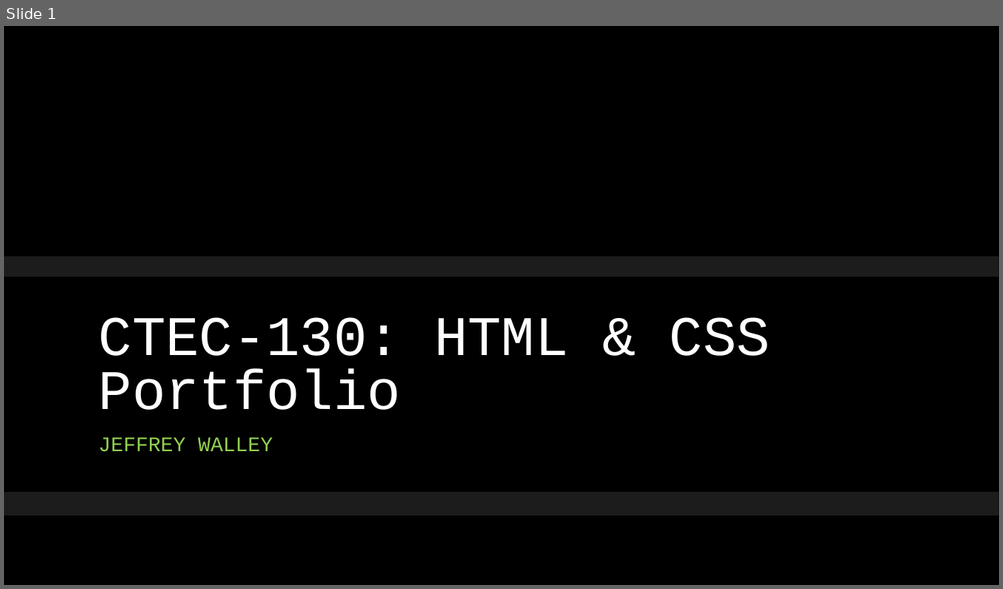
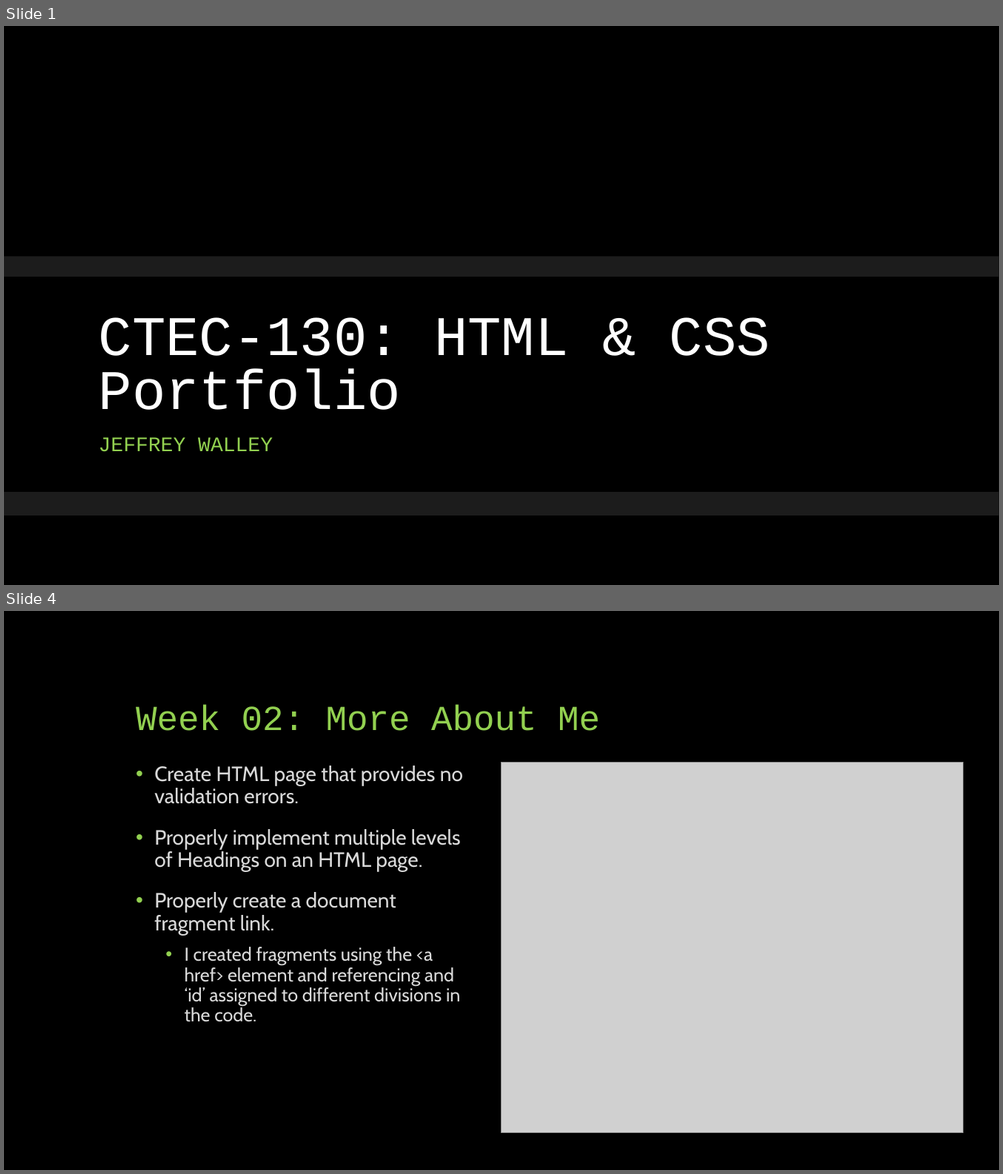
Before and after one commit to Ploppa-Smurph/ctec130_html, a slide deck: wk07/130portfolio_midterm.pptx. Shown one above the other, each under a label of ours: slide 1 before the commit, slides 1 and 4 after it; the slides between them are not shown. The pictures are 1003x589 and 1003x1174 pixels, drawn with LibreOffice and Linux fonts; fonts in the diff are those of the drawing; grey boxes stand for pictures; background and template pictures are left out. Boxes give left, top, right and bottom in pixels: in the first picture for what was removed or moved away, otherwise in the second. Text is boxed around its words. In the diff, an @@ line names an element or a change of style, - is before the commit and + after.

```diff
--- a/wk07/130portfolio_midterm.pptx
+++ b/wk07/130portfolio_midterm.pptx
@@ slide 4 added at [4,611,999,1170], background #000000 @@
@@ title added at [136,704,600,731], 34 pt, text #92D050 @@
+Week 02: More About Me
@@ text added at [154,766,463,1022], 20 pt, text #D9D9D9 @@
+• Create HTML page that provides no validation errors.
+• Properly implement multiple levels of Headings on an HTML page.
+• Properly create a document fragment link.
+  • I created fragments using the <a href> element and referencing and ‘id’ assigned to different divisions in the code.
@@ picture added at [502,763,964,1133] @@
```
Also in this commit, not shown: 1 slide changed, 12 other slides added, 9 slides removed, 28 other files.
